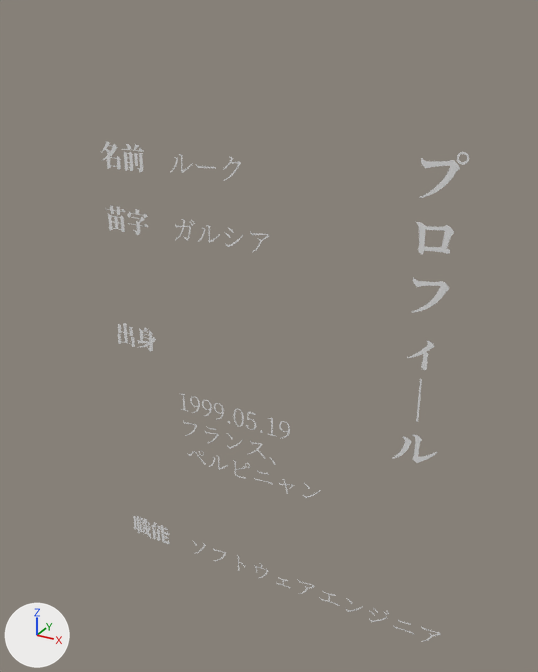
Renders of the glTF model static/models/Gamen/gamen_000.glb from each side of a commit.
One viewpoint serves both versions: a camera (50 mm lens) standing at (0.549, -1.011, 1.894) and looking at (-0.016, 0.018, 1.38). The axes (+X, +Y, +Z) are drawn at lower left. The lights are the same throughout. Where no turn or scale is listed for an object, it has been applied to the vertices. Vertices at the same position are counted once.

In view in the first picture: '0', '1', '5', '[paragraph]', '[paragraph].001'.
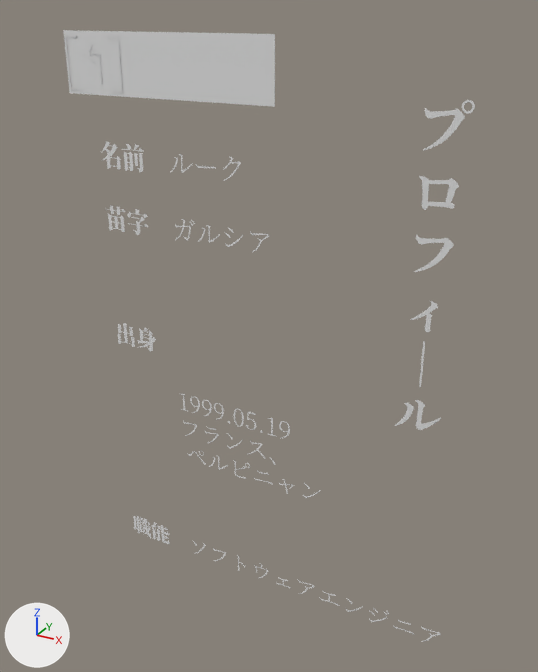
The newer file is also turned or shifted as a whole; pictures and numbers use the older file's frame.

Location of each change, (x1, y1, x2, y2) in pixels of the pictures (538 x 672 px):
```json
{"object": "[arrowHitboxProfil]", "change": "added", "after": [63, 30, 275, 107]}
{"object": "0", "change": "mesh rescaled", "before": [419, 152, 469, 198], "after": [423, 100, 475, 151], "on screen": "11% taller"}
{"object": "1", "change": "mesh rescaled", "before": [416, 222, 454, 254], "after": [419, 176, 459, 210], "on screen": "6% taller"}
{"object": "5", "change": "mesh rescaled", "before": [393, 434, 437, 463], "after": [394, 400, 441, 430], "on screen": "7% wider"}
{"object": "[arrowProfil]", "change": "added", "after": [64, 35, 123, 93]}
```

Scene script edits in JSON lines:
```json
{"block": "me_text_003", "where": "me_text_003.from_pydata(...)  # 242 vertices, 240 faces; spans x -0.0661..-0.0003, y 0.0, z -0.004..0.0647"}
{"block": "me_text_003", "where": "# used by ob_0; location = (0.298, 0.0, 1.655)"}
{"block": "me_text_003", "change": "me_text_003 part 1: the whole mesh is scaled about its middle by 1.01, then moved by (-0.0003, 0.0, 0.0659)"}
{"block": "me_text_004", "where": "me_text_004.from_pydata(...)  # 278 vertices, 280 faces; spans x -0.0663..-0.0105, y 0.0, z -0.0843..-0.0372"}
{"block": "me_text_004", "where": "# used by ob_1; location = (0.298, 0.0, 1.655)"}
{"block": "me_text_004", "change": "me_text_004 part 2: the whole mesh is scaled about its middle by 1.01, then moved by (-0.0004, 0.0, 0.065)"}
{"block": "me_text_008", "where": "me_text_008.from_pydata(...)  # 220 vertices, 216 faces; spans x -0.0744..-0.0008, y 0.0, z -0.4365..-0.3809"}
{"block": "me_text_008", "where": "# used by ob_5; location = (0.298, 0.0, 1.655)"}
{"block": "me_text_008", "change": "me_text_008 part 3: the whole mesh is scaled about its middle by 1.01, then moved by (-0.0004, 0.0, 0.0615)"}
{"op": "add", "block": "me_text_013", "code": ["me_text_013 = bpy.data.meshes.new('Text.013')", "me_text_013.from_pydata(...)  # 28 vertices, 22 faces; spans x 0.065..0.1792, y 0.0, z -0.008..0.0783"]}
{"op": "add", "block": "me_plane", "code": ["me_plane = bpy.data.meshes.new('Plane')", "me_plane.from_pydata([(-0.2, 0.0, -0.05), (0.2, 0.0, -0.05), (-0.2, 0.0, 0.05), (0.2, 0.0, 0.05)], [], [(0, 1, 3), (0, 3, 2)])"]}
{"op": "add", "block": "ob_arrowprofil", "code": ["ob_arrowprofil = bpy.data.objects.new('[arrowProfil]', me_text_013)", "ob_arrowprofil.location = (-0.46, -0.001, 1.776)"]}
{"op": "add", "block": "ob_arrowhitboxprofil", "code": ["ob_arrowhitboxprofil = bpy.data.objects.new('[arrowHitboxProfil]', me_plane)", "ob_arrowhitboxprofil.location = (-0.197, 0.0, 1.811)"]}
```
